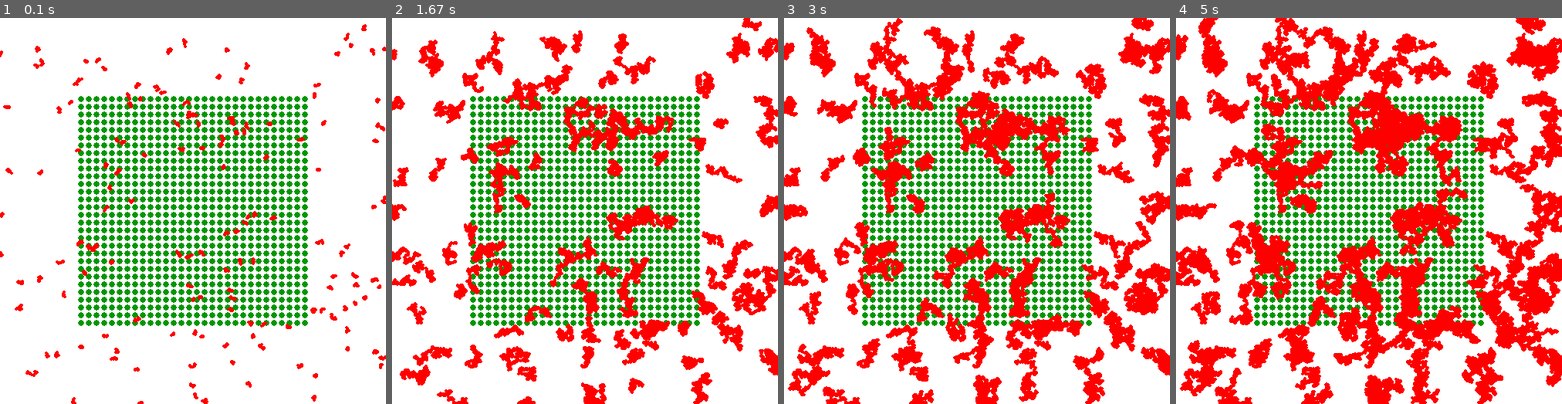
Above: before the commit, frames 1-4 (left to right).
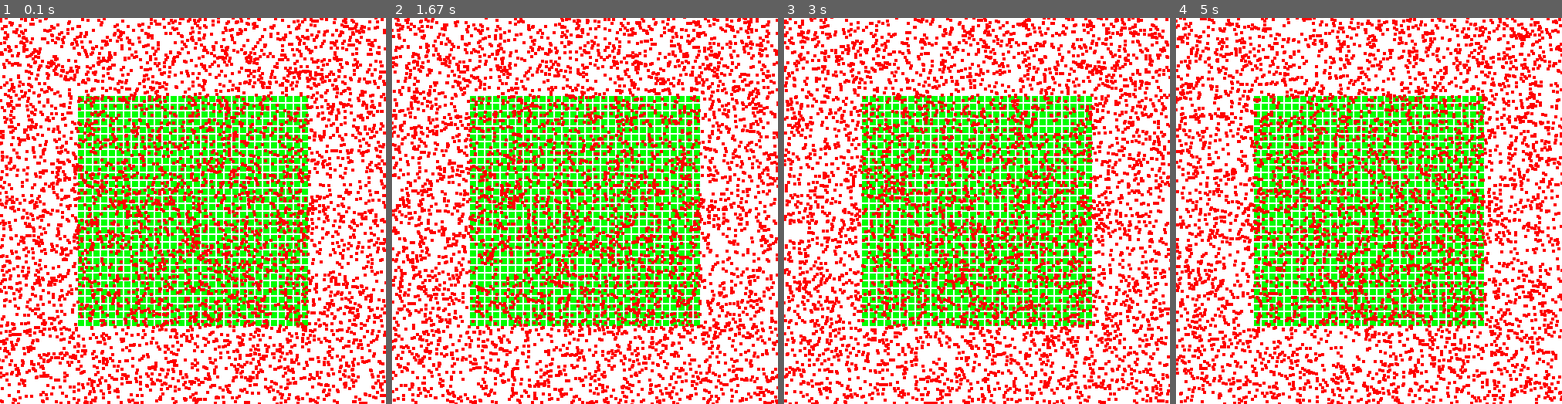
Above: after the commit, the same moments.

Repository: marioayala15/SpatialEpiSim
Game: pygame game, started from Pygamevectors.py
The game is run twice, just before and just after one commit, with the same random seed, the same clock (stepped at 60 frames per second) and the same inputs.
Inputs:
- Up to frame 1 (0.1 s): no input
- Up to frame 2 (1.67 s): no input
- Up to frame 3 (3 s): tap Enter every 0.33 s from 1.83 to 2.83 s
- Up to frame 4 (5 s): tap Enter every 0.33 s from 3.17 to 4.83 s

The runs differ from the first frame. In frame 1, 44% of the frame differs, in the area x 0-100%, y 0-100%; in frame 2, 49%; in frame 3, 51%; in frame 4, 54%.

Commit message:
deleting trajectory

Diff:
--- a/Pygamevectors.py
+++ b/Pygamevectors.py
@@ -5,7 +5,6 @@
 blue=(0,0,255)
 green=(0,255,0)
 red=(255,0,0)
-
 
 
 # Simulation model-parameters
@@ -16,17 +15,32 @@
 sigma=1
 dt=1
 
+n = 5000 # number of vectors (they dont die during the whole simulation)
 
-class vector:
+pygame.init()
+screen = pygame.display.set_mode((wind_withd,wind_height))
+pygame.display.set_caption('Simulation vectors and plants')
+clock = pygame.time.Clock()
 
+
+
+screen.fill(white)
+
+
+class vector(pygame.sprite.Sprite):
     def __init__(self,x,y):
+        super().__init__()
+        self.size = 4
         self.xpos = x
         self.ypos = y
-        self.colour= red
+        self.image = pygame.Surface([self.size, self.size])
+        self.image.fill(red)
+        self.rect =self.image.get_rect()
+        self.rect.center=(self.xpos,self.ypos)
         self.state = 0
-        self.size = 2
 
-    def move(self):
+
+    def update(self):
         self.xpos = self.xpos + a*dt + sigma*random.normalvariate(0,dt)
         self.ypos = self.ypos + a*dt + sigma*random.normalvariate(0,dt)
         if self.xpos >= wind_withd:
@@ -38,61 +52,51 @@
             self.ypos=self.ypos-1
         elif self.ypos <=0:
             self.ypos= self.ypos+1
-
-    def display(self):
-        pygame.draw.circle(screen, self.colour, (int(self.xpos), int(self.ypos)), self.size, self.size)
+        self.rect.center=(self.xpos,self.ypos)
 
 
-class plant:
-
+class plant(pygame.sprite.Sprite):
     def __init__(self,x,y):
+        super().__init__()
         self.xpos = x
         self.ypos = y
-        self.virus = []
-        self.size = 4
-        self.colour = (0,150,0)
-
-    def display(self):
-        pygame.draw.circle(screen, self.colour, (int(self.xpos), int(self.ypos)), self.size, self.size)
+        self.image = pygame.Surface([8, 8])
+        self.image.fill(green)
+        self.rect =self.image.get_rect()
+        self.rect.center=(self.xpos,self.ypos)
+        self.state = 0
 
 
 
 
-n = 150  # number of vectors (they dont die during the whole simulation)
-
-list_vectors = []
-list_plants =[]
+vectors_group = pygame.sprite.Group()
+plants_group = pygame.sprite.Group()
 
 for i in range(n):
-    list_vectors.append(vector(random.randint(0,wind_withd),random.randint(0,wind_height)))
+    vectors_group.add(vector(random.randint(0,wind_withd),random.randint(0,wind_height)))
+
+
+#pygame.draw.rect(screen,white,(100,100,300,300))
+
+
+for i in range(105,400,10):
+    for j in range(105,400,10):
+        plants_group.add(plant(i,j))
 
 
 
-pygame.init()
-screen = pygame.display.set_mode((wind_withd,wind_height))
-pygame.display.set_caption('Simulation vectors and plants')
-clock = pygame.time.Clock()
 
 
-
-screen.fill(white)
-
-pygame.draw.rect(screen,white,(100,100,300,300))
-
-for i in range(105,400,10):
-    for j in range(105,400,10):
-        list_plants.append(plant(i,j))
-
-for planta in list_plants:
-    planta.display()
 
 while True:
     for event in pygame.event.get():
         if event.type == pygame.QUIT:
             pygame.quit()
             sys.exit()
-    for vec in list_vectors:
-        vec.move()
-        vec.display()
+
+    screen.fill(white)
+    plants_group.draw(screen)
+    vectors_group.update()
+    vectors_group.draw(screen)
     pygame.display.update()
     clock.tick(120)
